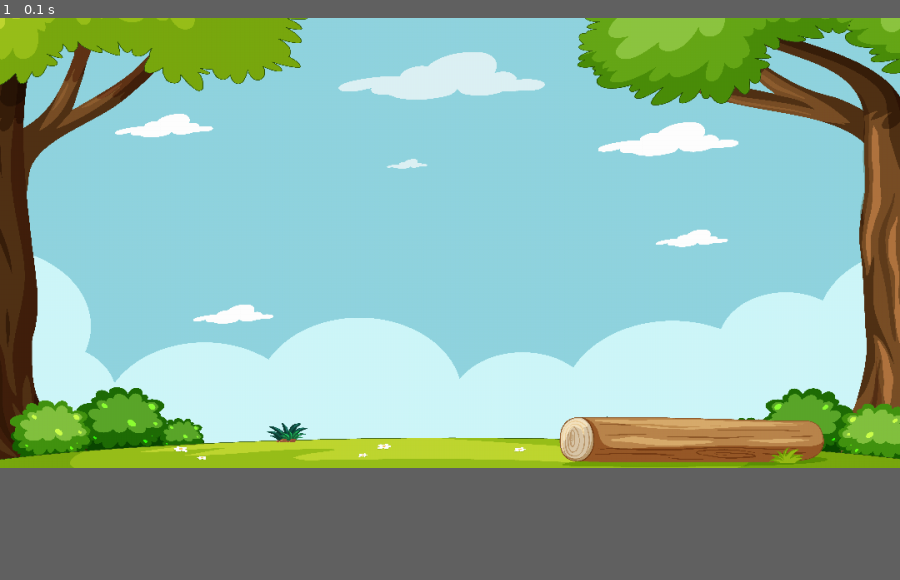
Above: before the commit, frame 1.
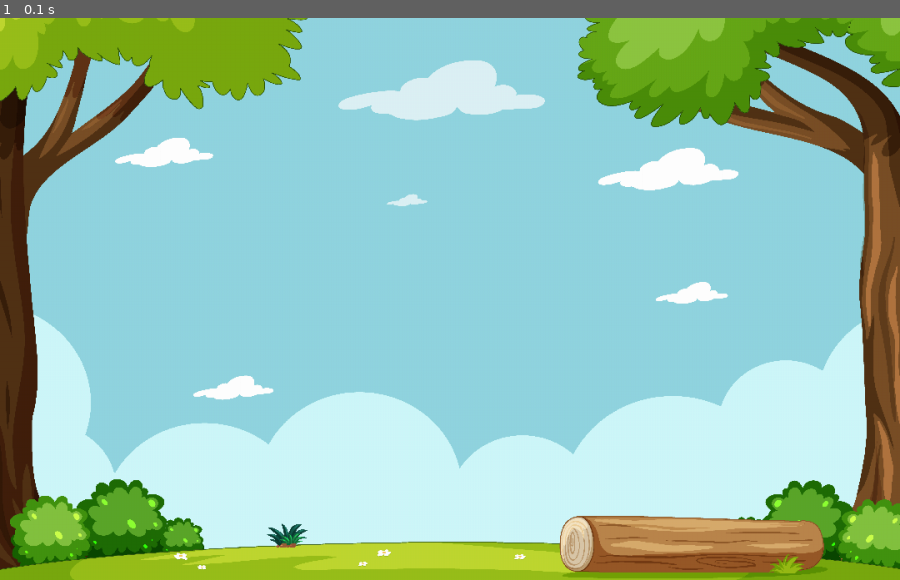
Above: after the commit, the same moment.

Repository: smcclennon/mathshunt
Game: pygame game, started from pygame_maths_hunt.py
Same seed, same stepped clock (60 frames per second), same inputs: the game is played once before the commit and once after it.
Inputs:
- Up to frame 1 (0.1 s): no input
The window is 900x450 before the commit and 900x562 after it. Grey fills any space a smaller window leaves; there, only what the larger window draws over its background counts as a difference.

The runs differ from the first frame. In frame 1, 42% of the frame differs, in the area x 0-100%, y 0-100%.

Commit message:
Increase window height

Diff:
--- a/pygame_maths_hunt.py
+++ b/pygame_maths_hunt.py
@@ -8,7 +8,7 @@
     "background_image_directory": "img/19872298.jpg",
     "aspect_ratio": {
         "x": 1080,
-        "y": 540
+        "y": 675
     },
     # Convert and store colours as Pygame compatible RGB values instead of incompatible HEX
     # https://stackoverflow.com/questions/53253713
